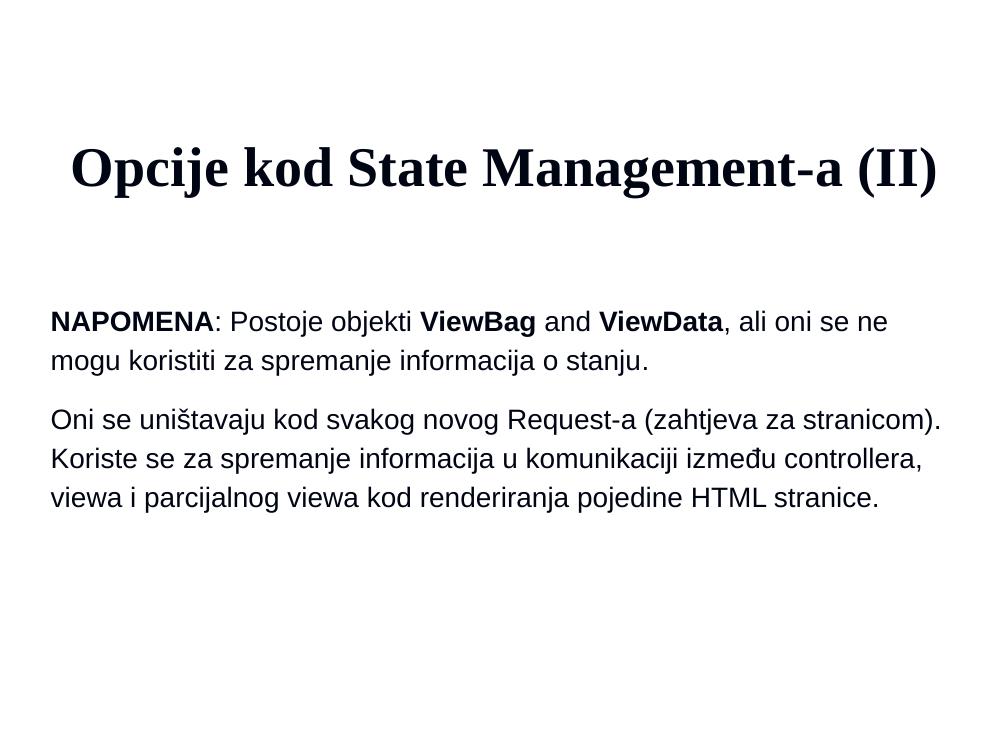
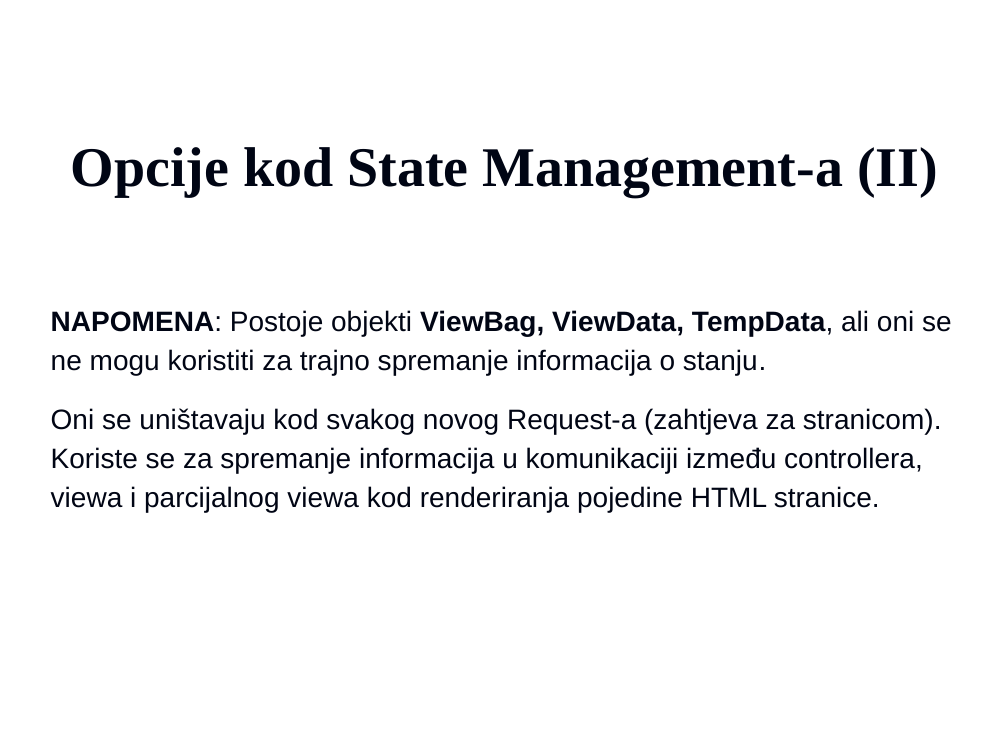
Before and after one commit to vzdesic/PZI, a slide deck: slide 4 of PPTs/15 MVC state management.ppt. Drawn at 1008x756 pixels with LibreOffice and Linux fonts; fonts in the diff are those of the drawing; background and template pictures are left out. Boxes give left, top, right and bottom in pixels: in the first picture for what was removed or moved away, otherwise in the second. Text is boxed around its words. In the diff, an @@ line names an element or a change of style, - is before the commit and + after.

Commit message:
New updates, state management, areas, ...
vzdesic

```diff
--- a/PPTs/15 MVC state management.ppt
+++ b/PPTs/15 MVC state management.ppt
@@ text at bbox=[51, 310, 952, 375]: text changed @@
-NAPOMENA: Postoje objekti ViewBag and ViewData, ali oni se ne mogu koristiti za spremanje informacija o stanju.
+NAPOMENA: Postoje objekti ViewBag, ViewData, TempData, ali oni se ne mogu koristiti za trajno spremanje informacija o stanju.
```
Also in this commit, not shown: 3 slides added, 16 other files.
